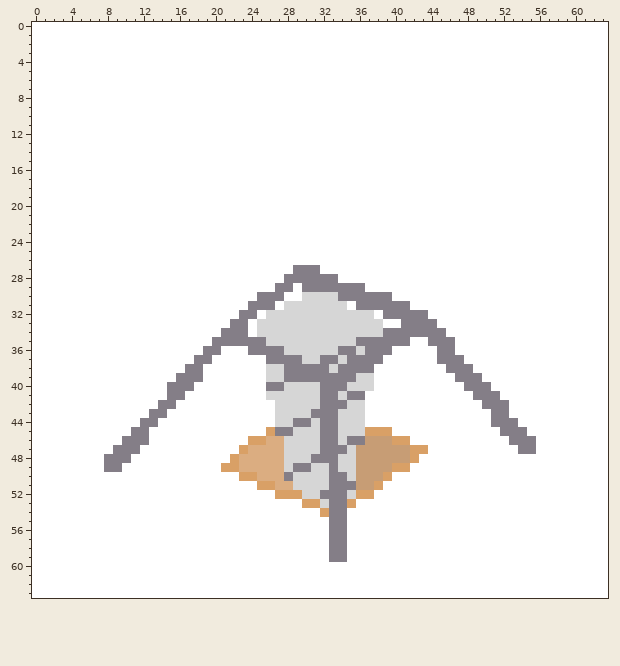
File history of a pixel-art file, LD48/Assets/Sprites/Factory.aseprite. Above is the file before it was changed.
64x64 pixels, 1 frame.
After:
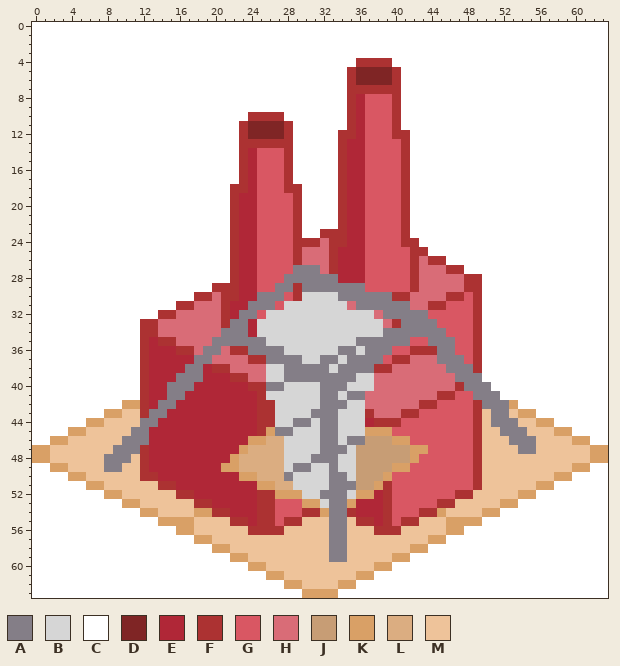
Palette (. is transparent): A #847e87  B #d6d6d6  C #ffffff  D #7f2525  E #b02737  F #ac3232  G #d95763  H #d96c77  J #c79d75  K #d9a066  L #dbad81  M #eec39a
The exact change:
layer "Ground" now shown
layer "Factory" now shown
Changed rows in their new state; - is an unchanged pixel.
Layers "Factory", "Ground":
first column x 0:
 4 ------------------------------------FFFF------------------------
 5 -----------------------------------FDDDDF-----------------------
 6 -----------------------------------FDDDDF-----------------------
 7 -----------------------------------FFFFFF-----------------------
 8 -----------------------------------FEGGGF-----------------------
 9 -----------------------------------FEGGGF-----------------------
10 ------------------------FFFF-------FEGGGF-----------------------
11 -----------------------FDDDDF------FEGGGF-----------------------
12 -----------------------FDDDDF-----FFEGGGFF----------------------
13 -----------------------FFFFFF-----FEEGGGGF----------------------
14 -----------------------FEGGGF-----FEEGGGGF----------------------
15 -----------------------FEGGGF-----FEEGGGGF----------------------
16 -----------------------FEGGGF-----FEEGGGGF----------------------
17 -----------------------FEGGGF-----FEEGGGGF----------------------
18 ----------------------FFEGGGFF----FEEGGGGF----------------------
19 ----------------------FEEGGGGF----FEEGGGGF----------------------
20 ----------------------FEEGGGGF----FEEGGGGF----------------------
21 ----------------------FEEGGGGF----FEEGGGGF----------------------
22 ----------------------FEEGGGGF----FEEGGGGF----------------------
23 ----------------------FEEGGGGF--FFFEEGGGGF----------------------
24 ----------------------FEEGGGGFFFHFFEEGGGGFF---------------------
25 ----------------------FEEGGGGFHHHFEEEGGGGGFF--------------------
26 ----------------------FEEGGGGFHHHFEEEGGGGGFHFF------------------
27 ----------------------FEEGGGG---HFEEEGGGGGFHHHFF----------------
28 ----------------------FEEGGG------EEEGGGGGFHHHHHFF--------------
29 --------------------FFFEEGG--F-------GGGGGFHHHHHFF--------------
30 ------------------FFHFFEE---GF----------FFHHHHFFGF--------------
31 ----------------FFHHHFEE---G-------H------HHFFGGGF--------------
32 --------------FFHHHHHFE--G------------H-----GGGGGF--------------
33 ------------FFHHHHHHHF--E--------------HF----GGGGF--------------
34 ------------FFHHHHHHH---E---------------------GGGF--------------
35 ------------FEFFHHHH----------------------GG---GGF--------------
36 ------------FEEEFFH--HFF----------------GGFFF--GGF--------------
37 ------------FEEEEE--HHHHFF-------------GFFHHH---GF--------------
38 ------------FEEEE--EFFHHHH------------FFHHHHHH---F--------------
39 ------------FEEE---EEEFFHH------------HHHHHHHHH-----------------
40 ------------FEE---EEEEEEFF------------HHHHHHHHHF----------------
41 ------------FEE--EEEEEEEEF-----------HHHHHHHHFFGG---------------
42 ----------KKFE--EEEEEEEEEFF----------HHHHHHFFGGGGF---K----------
43 --------KKMMF--EEEEEEEEEEFF----------FHHHFFGGGGGGFM--MKK--------
44 ------KKMMMM--EEEEEEEEEEEFF----------EFFFGGGGGGGGFM---MMKK------
45 ----KKMMMMM--EEEEEEEEEEEEF--------------GGGGGGGGGFMM---MMMKK----
46 --KKMMMMMM---EEEEEEEEEEE------------------GGGGGGGFMMM---MMMMKK--
47 KKMMMMMMM---FEEEEEEEEEE---------------------GGGGGFMMMM--MMMMMMKK
48 KKMMMMMM---MFEEEEEEEEE---------------------GGGGGGFMMMMMMMMMMMMKK
49 --KKMMMM--MMFEEEEEEEE---------------------GGGGGGGFMMMMMMMMMMKK--
50 ----KKMMMMMMFFEEEEEEEEE-----------------GGGGGGGGGFMMMMMMMMKK----
51 ------KKMMMMMMFFEEEEEEEEE--------------FGGGGGGGGGFMMMMMMKK------
52 --------KKMMMMMMFFEEEEEEEFF-----------EFGGGGGGGFFMMMMMKK--------
53 ----------KKMMMMMMFFEEEEEFFGGG------EEEFGGGGGFFMMMMMKK----------
54 ------------KKMMMMKKFFEEEFFGGGFF---FEEEFGGGFFKMMMMKK------------
55 --------------KKKKMMMMFFEFFGFFMMM--MFFEFGFFMMMKKKK--------------
56 ----------------KKMMMMMMFFFFMMMMM--MMMFFFMMMMMKK----------------
57 ------------------KKMMMMMMMMMMMMM--MMMMMMMMMKK------------------
58 --------------------KKMMMMMMMMMMM--MMMMMMMKK--------------------
59 ----------------------KKMMMMMMMMM--MMMMMKK----------------------
60 ------------------------KKMMMMMMMMMMMMKK------------------------
61 --------------------------KKMMMMMMMMKK--------------------------
62 ----------------------------KKMMMMKK----------------------------
63 ------------------------------KKKK------------------------------
Changed places in both pictures, as pixel boxes (x1, y1, x2, y2):
changed: (32, 58, 608, 598)
